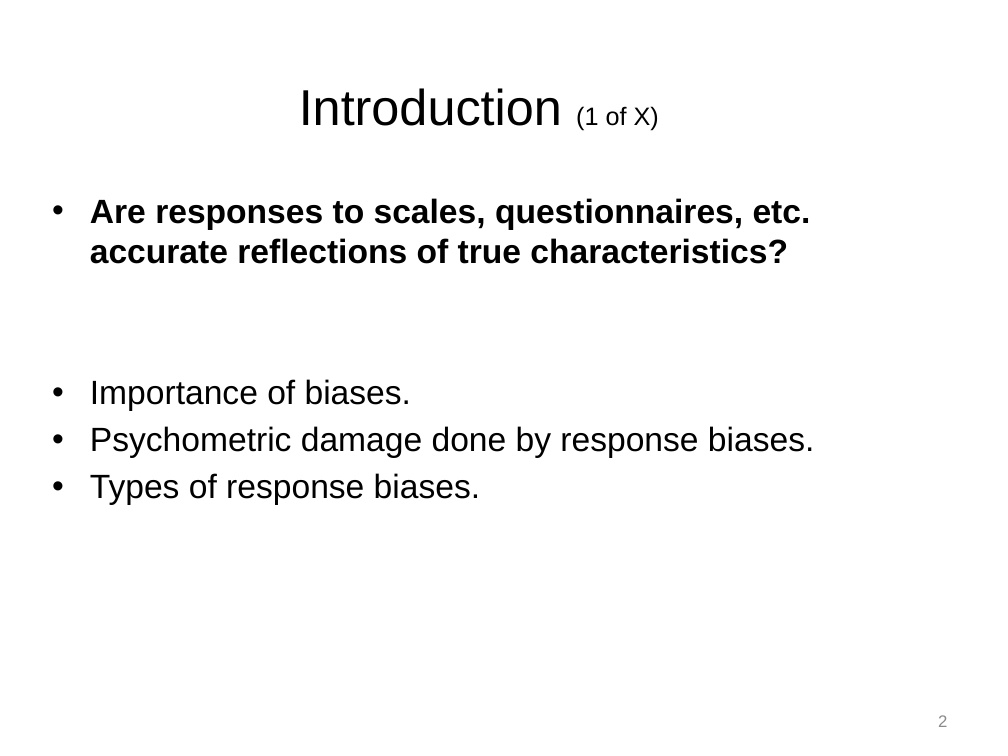
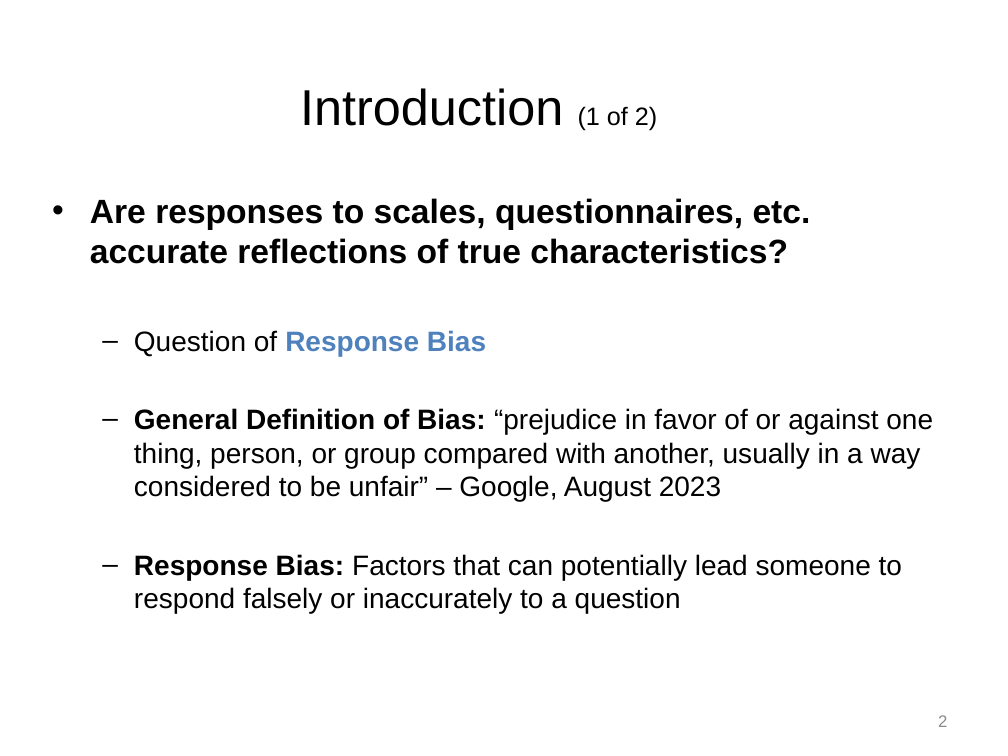
Before and after one commit to npm27/Teaching-Materials, a slide deck: slide 2 of Tests and Eval/Slides/9 Chapter 10.pptx. Drawn at 1008x756 pixels with LibreOffice and Linux fonts; fonts in the diff are those of the drawing. Boxes give left, top, right and bottom in pixels: in the first picture for what was removed or moved away, otherwise in the second. Text is boxed around its words. In the diff, an @@ line names an element or a change of style, - is before the commit and + after.

Commit message:
Update T&E slides

```diff
--- a/Tests and Eval/Slides/9 Chapter 10.pptx
+++ b/Tests and Eval/Slides/9 Chapter 10.pptx
@@ title at bbox=[300, 88, 657, 130]: text changed @@
-Introduction (1 of X)
+Introduction (1 of 2)
@@ text at bbox=[134, 330, 933, 613]: text changed; size 24 to 20 pt @@
-• Importance of biases.
-• Psychometric damage done by response biases.
-• Types of response biases.
+  – Question of Response Bias
+  – General Definition of Bias: “prejudice in favor of or against one thing, person, or group compared with another, usually in a way considered to be unfair” – Google, August 2023
+  – Response Bias: Factors that can potentially lead someone to respond falsely or inaccurately to a question
```
Also in this commit, not shown: 2 other slides changed, 5 other files.
